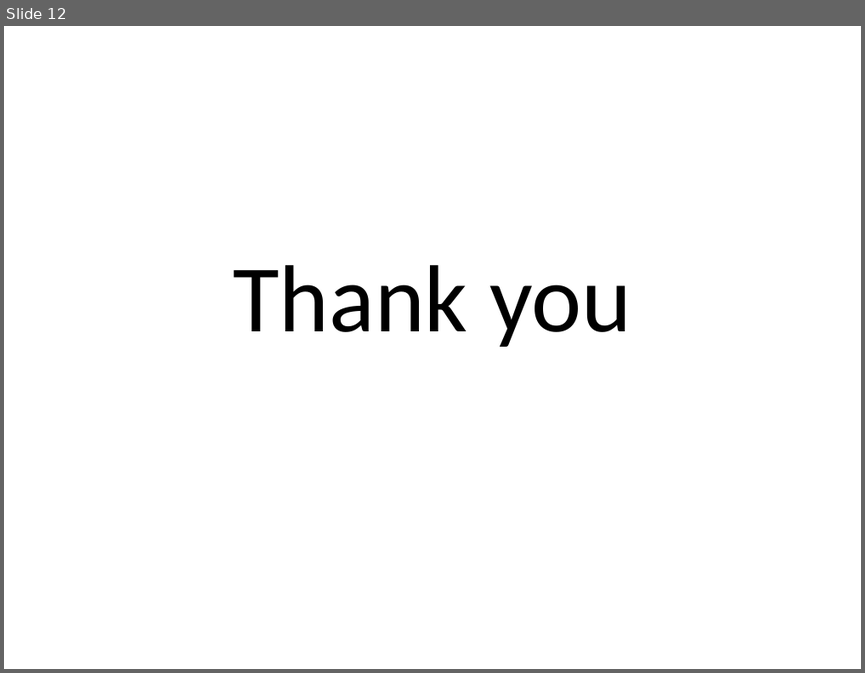
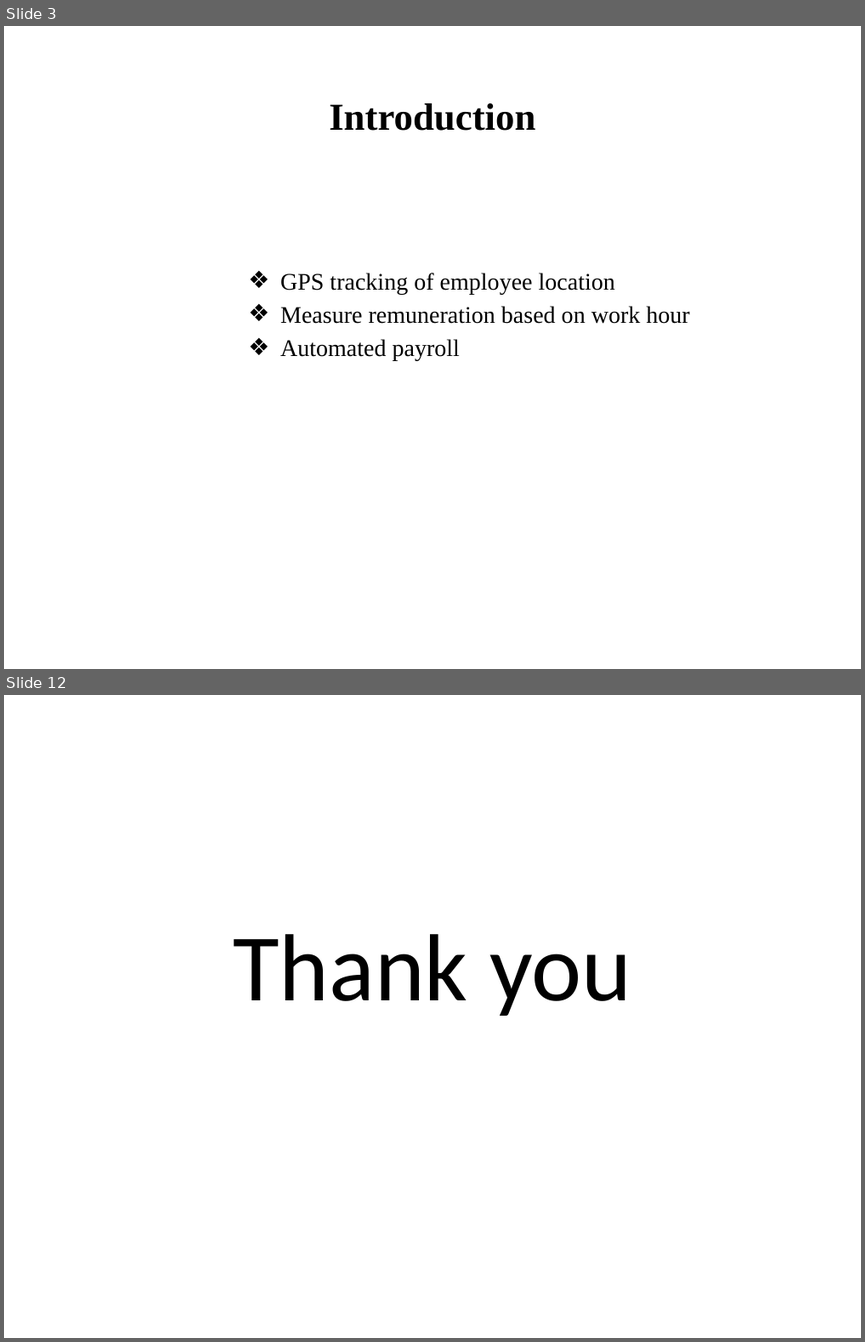
Before and after one commit to RedwanSharafatKabir/Track_Me, a slide deck: Track_Me Documents/EUB-APGT.pptx. Shown one above the other, each under a label of ours: slide 12 before the commit, slides 3 and 12 after it; the slides between them are not shown. The pictures are 865x673 and 865x1342 pixels, drawn with LibreOffice and Linux fonts; fonts in the diff are those of the drawing. Boxes give left, top, right and bottom in pixels: in the first picture for what was removed or moved away, otherwise in the second. Text is boxed around its words. In the diff, an @@ line names an element or a change of style, - is before the commit and + after.

```diff
--- a/Track_Me Documents/EUB-APGT.pptx
+++ b/Track_Me Documents/EUB-APGT.pptx
@@ slide 3 added at (4, 26, 861, 669), background #FFFFFF @@
@@ title added at (329, 103, 535, 131), 32 pt, text #000000, bold @@
+Introduction
@@ text added at (280, 272, 689, 361), 20 pt, text #000000 @@
+❖ GPS tracking of employee location
+❖ Measure remuneration based on work hour
+❖ Automated payroll
```
Also in this commit, not shown: 8 slides changed, 2 other slides added, 3 slides removed, 5 other files.
